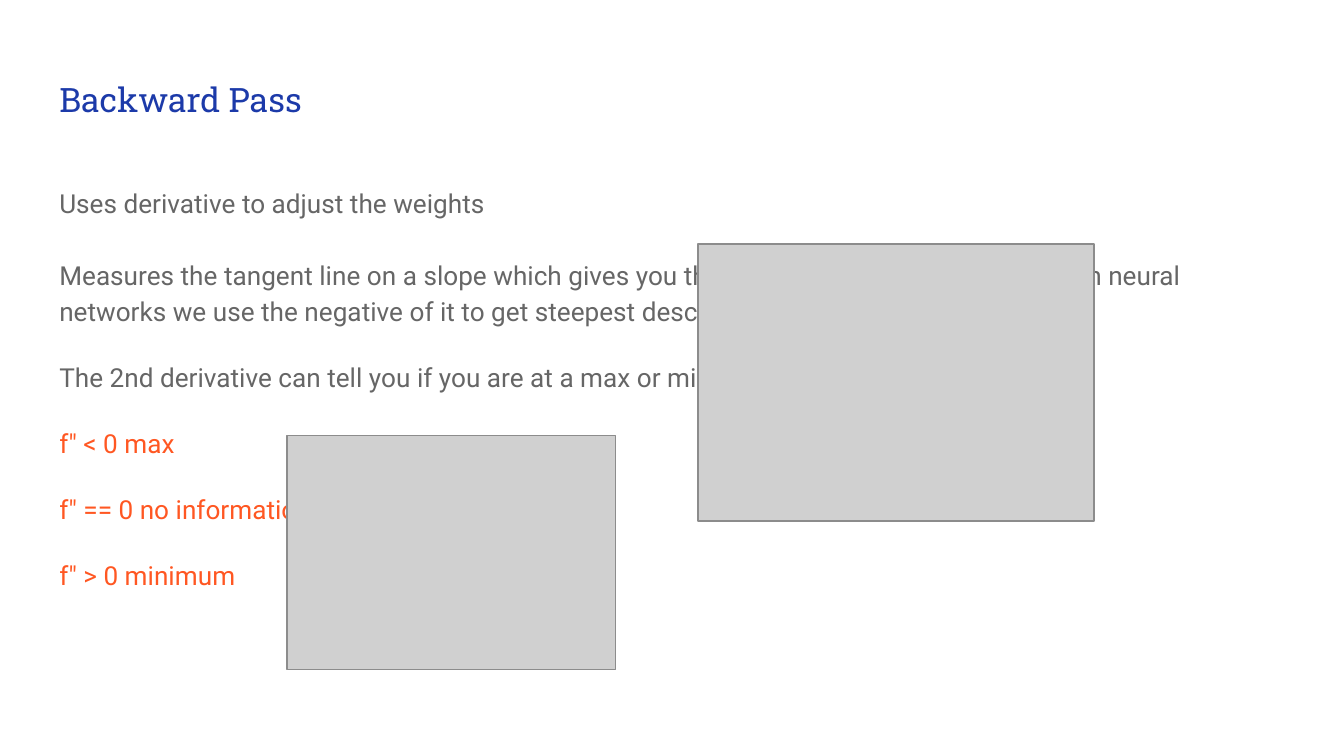
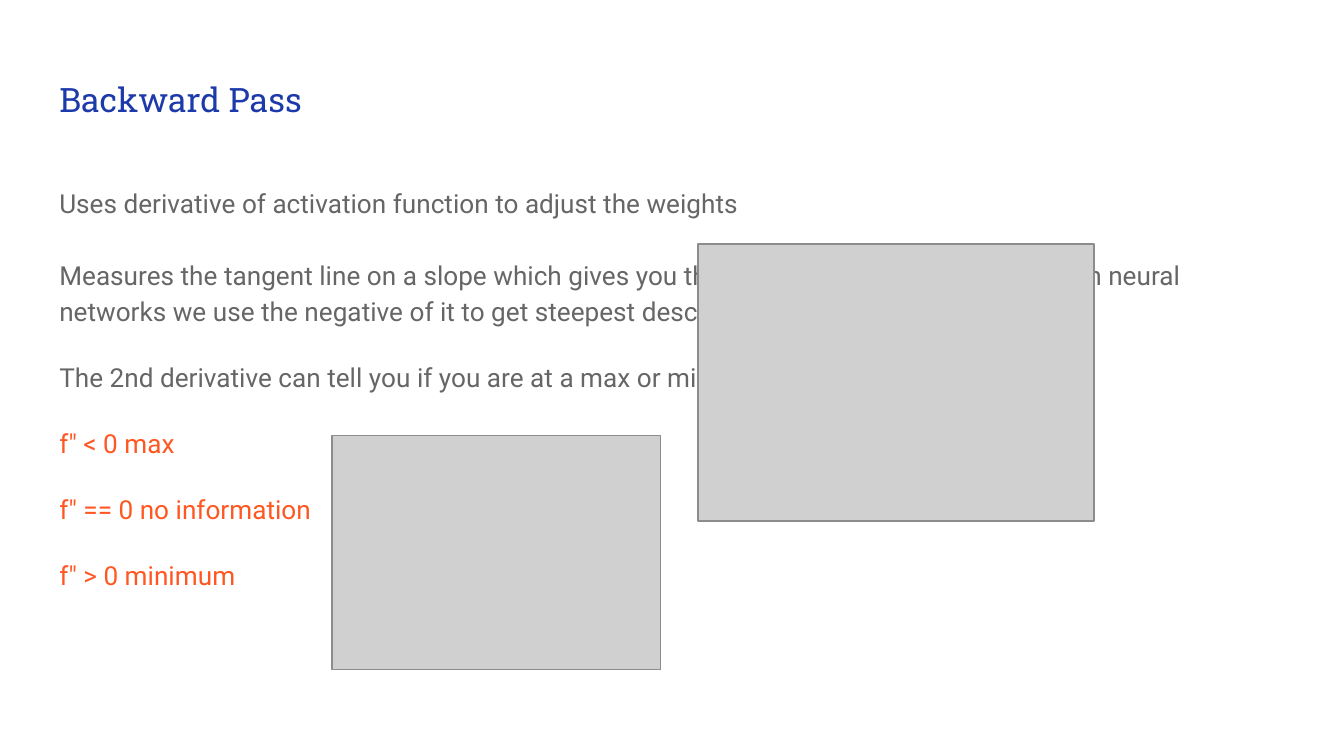
Before and after one commit to timestocome/DeepLearning-Talks, a slide deck: slide 8 of NeuralNets (under the hood)/Neural Network Math.pptx (slide 6 before the commit). Drawn at 1344x756 pixels with LibreOffice and Linux fonts; fonts in the diff are those of the drawing; grey boxes stand for pictures. Boxes give left, top, right and bottom in pixels: in the first picture for what was removed or moved away, otherwise in the second. Text is boxed around its words. In the diff, an @@ line names an element or a change of style, - is before the commit and + after.

Commit message:
minor adjustments

```diff
--- a/NeuralNets (under the hood)/Neural Network Math.pptx
+++ b/NeuralNets (under the hood)/Neural Network Math.pptx
@@ text at <box>59,193,738,219</box>: text changed @@
-Uses derivative to adjust the weights
+Uses derivative of activation function to adjust the weights
@@ picture: place and size @@
-picture at <box>288,435,616,669</box>
+picture at <box>332,435,660,669</box>
```
Also in this commit, not shown: 4 other slides changed, 1 slide added, 1 other file.
